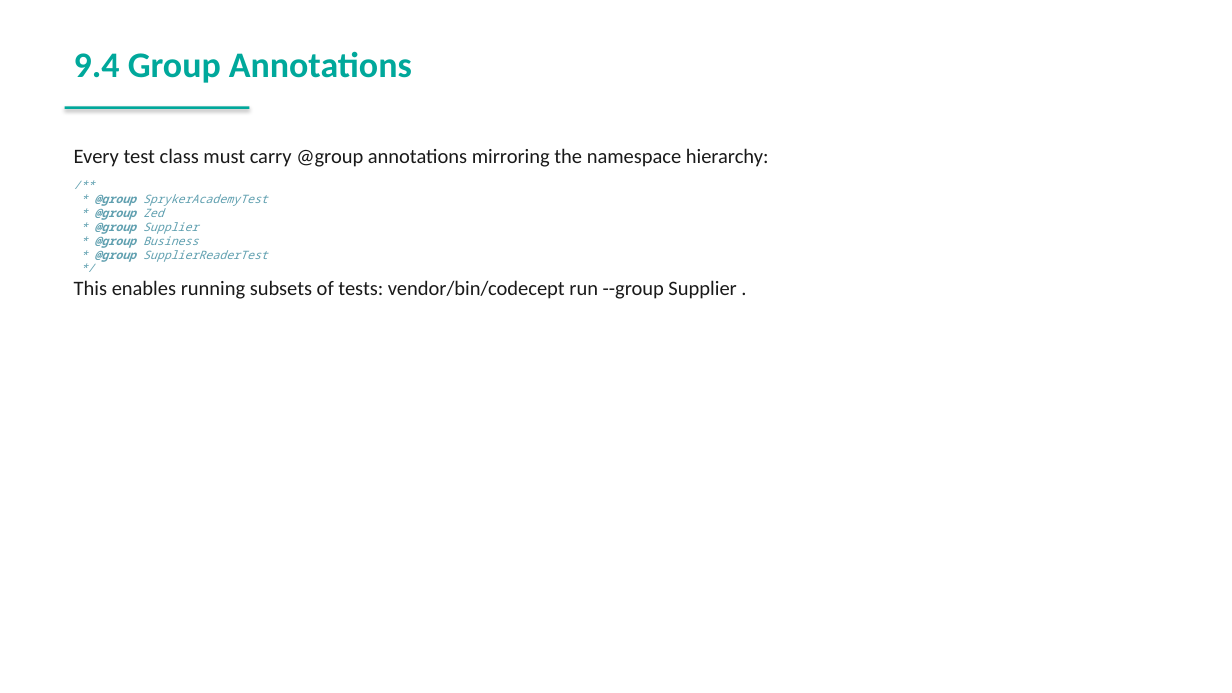
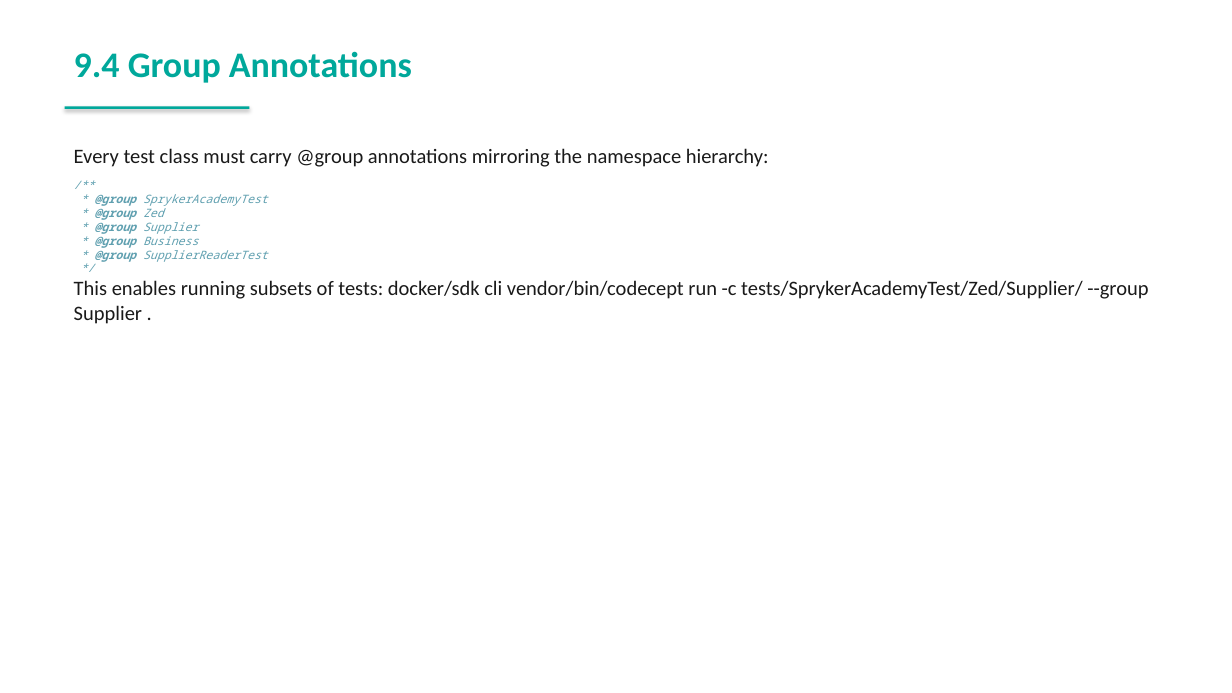
Before and after one commit to spryker-academy/instructor-exercises, a slide deck: slide 64 of guides-pptx/spryker-academy-fundamental.pptx. Drawn at 1232x693 pixels with LibreOffice and Linux fonts; fonts in the diff are those of the drawing. Boxes give left, top, right and bottom in pixels: in the first picture for what was removed or moved away, otherwise in the second. Text is boxed around its words. In the diff, an @@ line names an element or a change of style, - is before the commit and + after.

```diff
--- a/guides-pptx/spryker-academy-fundamental.pptx
+++ b/guides-pptx/spryker-academy-fundamental.pptx
@@ text at (74,280,1148,324): text changed @@
-This enables running subsets of tests: vendor/bin/codecept run --group Supplier .
+This enables running subsets of tests: docker/sdk cli vendor/bin/codecept run -c tests/SprykerAcademyTest/Zed/Supplier/ --group Supplier .
```
Also in this commit, not shown: 10 other slides changed, 2 slides added, 18 other files.
